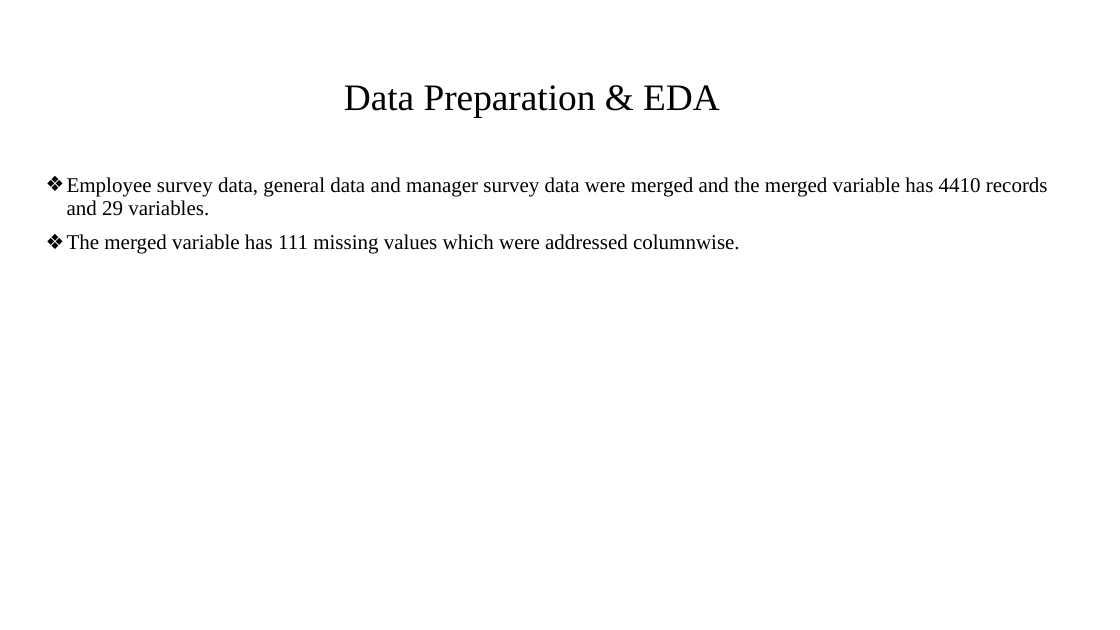
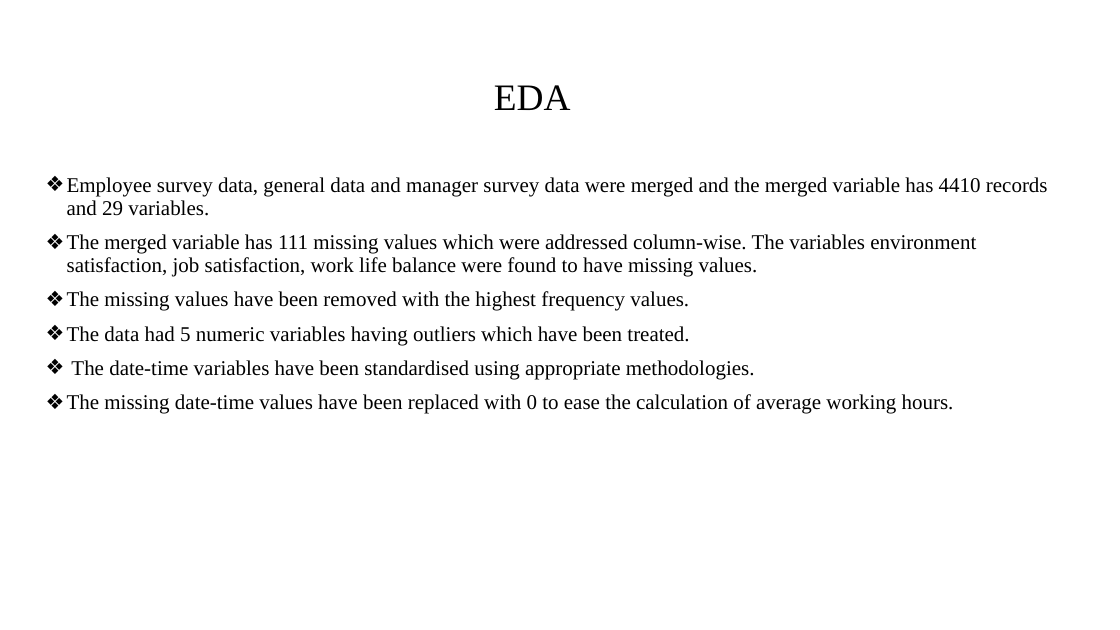
Before and after one commit to gaurav007x/HR-Analytics, a slide deck: slide 4 of HR Analytics Presentation.pptx. Drawn at 1120x630 pixels with LibreOffice and Linux fonts; fonts in the diff are those of the drawing; background and template pictures are left out. Boxes give left, top, right and bottom in pixels: in the first picture for what was removed or moved away, otherwise in the second. Text is boxed around its words. In the diff, an @@ line names an element or a change of style, - is before the commit and + after.

```diff
--- a/HR Analytics Presentation.pptx
+++ b/HR Analytics Presentation.pptx
@@ title at [494, 85, 571, 110]: text changed @@
-Data Preparation & EDA
+EDA
@@ text at [67, 234, 976, 414]: text changed @@
-❖ The merged variable has 111 missing values which were addressed columnwise.
+❖ The merged variable has 111 missing values which were addressed column-wise. The variables environment satisfaction, job satisfaction, work life balance were found to have missing values.
+❖ The missing values have been removed with the highest frequency values.
+❖ The data had 5 numeric variables having outliers which have been treated.
+❖ The date-time variables have been standardised using appropriate methodologies.
+❖ The missing date-time values have been replaced with 0 to ease the calculation of average working hours.
```
Also in this commit, not shown: 3 other slides changed, 4 slides added, 4 slides removed, 1 other file.
